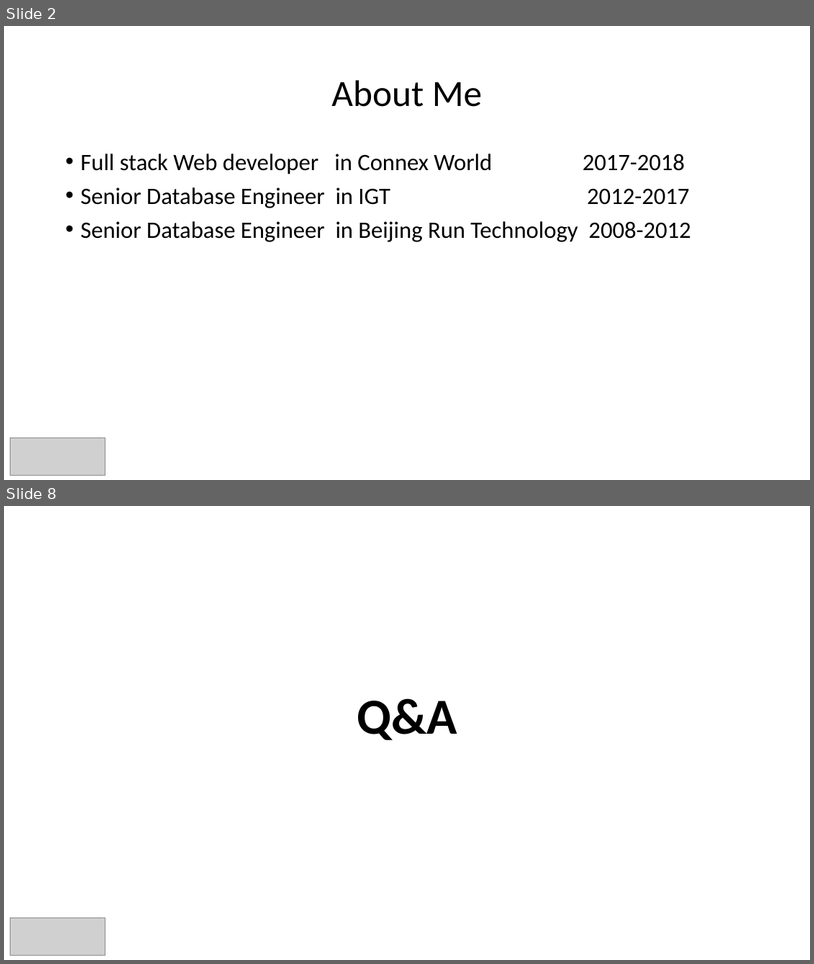
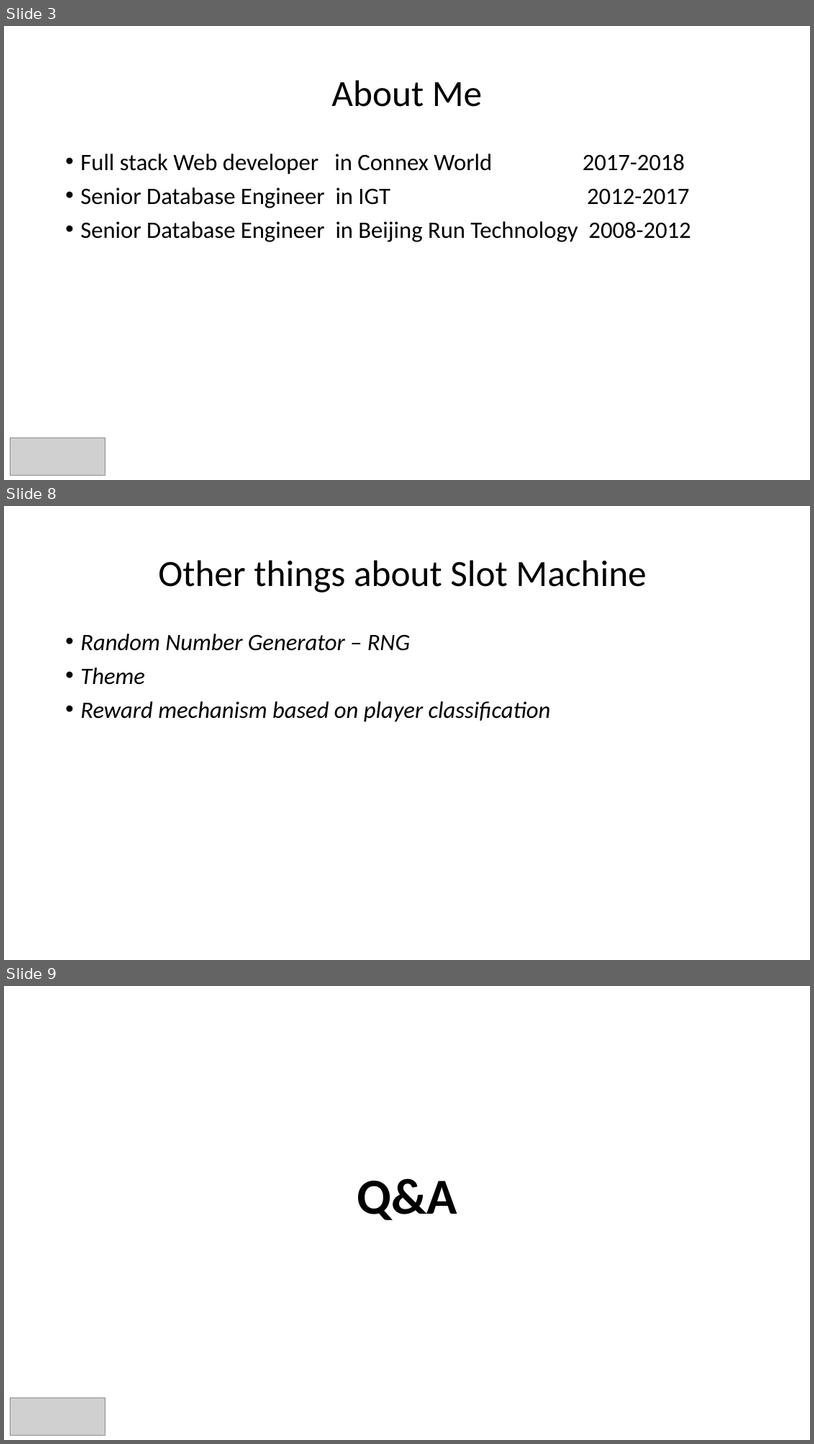
Before and after one commit to weilingxie/helloaderantslotmachine, a slide deck: helloaderant-WilliamXie.pptx. Shown one above the other, each under a label of ours: slides 2 and 8 before the commit, slides 3, 8 and 9 after it; the slides between them are not shown. The pictures are 814x964 and 814x1444 pixels, drawn with LibreOffice and Linux fonts; fonts in the diff are those of the drawing; grey boxes stand for pictures. Boxes give left, top, right and bottom in pixels: in the first picture for what was removed or moved away, otherwise in the second. Text is boxed around its words. In the diff, an @@ line names an element or a change of style, - is before the commit and + after.

```diff
--- a/helloaderant-WilliamXie.pptx
+++ b/helloaderant-WilliamXie.pptx
@@ slide 8 added at [4, 506, 810, 960], background #FFFFFF @@
@@ title added at [158, 560, 646, 592], 44 pt, text #000000 @@
+Other things about Slot Machine
@@ text added at [80, 633, 551, 722], 28 pt, text #000000, italic @@
+• Random Number Generator – RNG
+• Theme
+• Reward mechanism based on player classification
@@ what was slide 2 is now slide 3 @@
@@ what was slide 8 is now slide 9 @@
```
Also in this commit, not shown: 2 slides changed, 4 other slides added, 4 slides removed.
